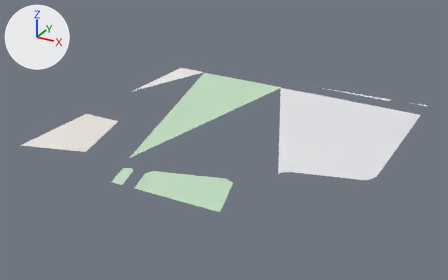
A saved change to the glTF model white-model-six-districts/chunks/143_108_mid.glb.
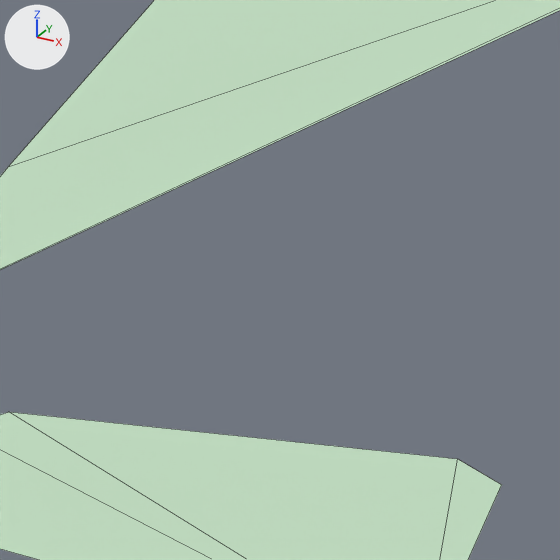
Old and new are each drawn whole from a 50 mm lens placed at (12181.0, -4072.0, 375.0), pointed at (11738.0, -3268.0, -28.0) and again close up on the part from 34% to 54% of the width and 37% to 70% of the height. The axes (+X, +Y, +Z) are drawn at upper left. The lights are the same throughout. The last two pictures show the newer version. The close-ups show mesh edges as thin lines. Vertices at exactly the same position are counted once.
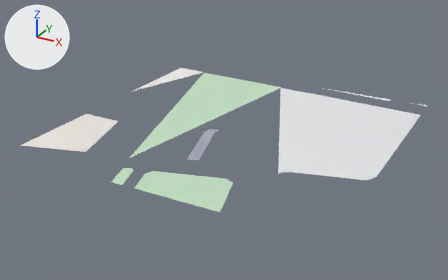
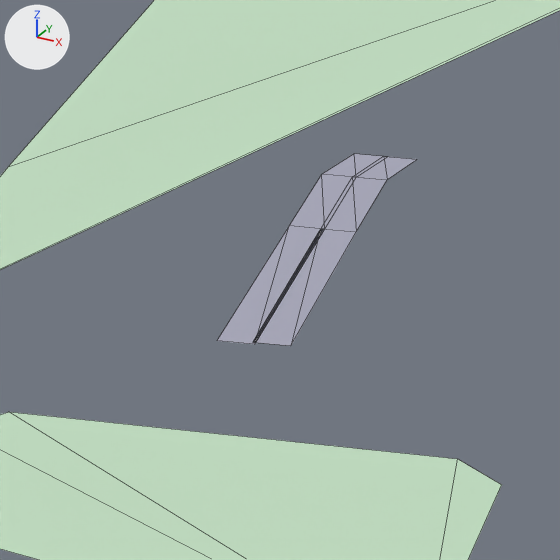
Location of each change, (x1, y1, x2, y2) in pixels of the close-ups (560 x 560 px):
```json
{"part": 1, "of": "me_mesh_0", "change": "added", "after": [217, 154, 417, 346]}
```

The change, as JSON lines over the scene's bpy script:
```json
{"block": "me_mesh_0", "where": "# used by ob_mesh_0; location = (0.0, 0.0, 0.0)"}
{"op": "remove", "block": "me_mesh_0", "code": "me_mesh_0.from_pydata(...)  # 44 vertices, 28 faces; spans x 11500.0..12000.0, y -3500.0..-3000.0, z -9.0..-8.0"}
{"op": "add", "block": "me_mesh_0", "code": "me_mesh_0.from_pydata(...)  # 66 vertices, 40 faces; spans x 11500.0..12000.0, y -3500.0..-3000.0, z -9.0..-1.0"}
{"block": "me_mesh_0", "change": "me_mesh_0 part 1"}
{"block": "me_mesh_0", "change": "17 vertices are added at x 11717.0..11770.0, y -3405.0..-3273.0, z -9.0..-1.0"}
{"block": "me_mesh_0", "change": "5 new vertices lie (9.0, 3.0, 0.0) away from vertices in x 11717.0..11754.0, y -3405.0..-3278.0, z -9.0..-1.0"}
{"block": "me_mesh_0", "change": "12 new faces join them"}
```
